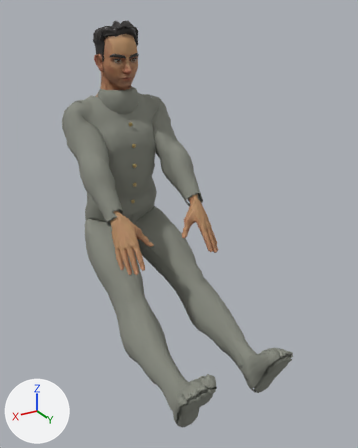
One commit to the glTF model public/assets/models/cc0-driver-mao.glb: the scene before it, then after it.
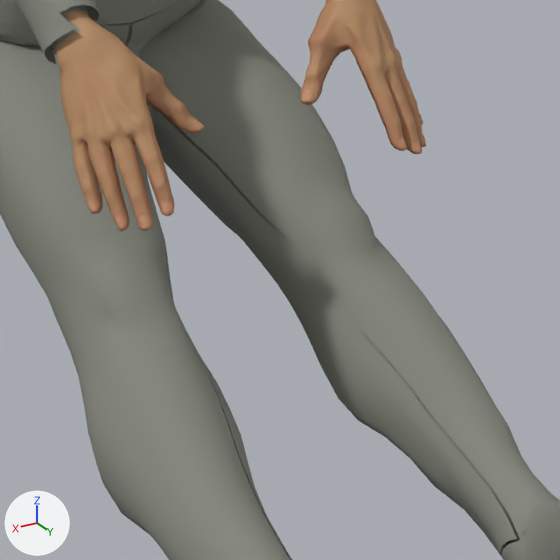
Old and new are each drawn whole from a 50 mm camera at (0.982, 1.734, 2.16) aimed at (-0.043, 0.025, 1.305) and again close up on the part from 26% to 72% of the width and 46% to 83% of the height. Lighting does not change. The marker at lower left points along +X, +Y and +Z. The older version's two pictures come first. Where no turn or scale is listed for an object, it has been applied to the vertices. Vertices at exactly the same position are counted once.

Objects in the first close-up: 'Pilot suit', 'SuperHero_Male'.
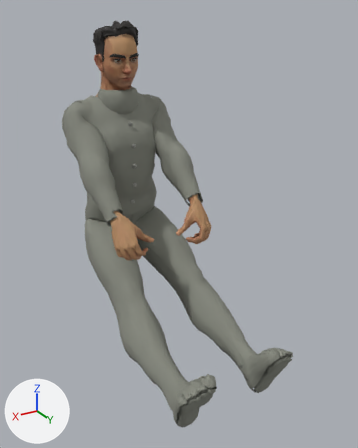
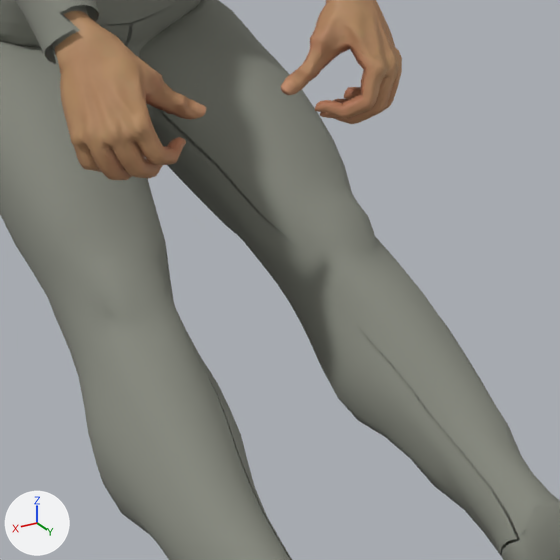
Where the newer file only moved an object's origin or applied its transform, the numbers keep the older frame.

Location of each change, [x1, y1, x2, y2] in pixels of the close-ups (560 x 560 px; the box of a moved part takes in the faces that stretch with it):
part 1 of me_sphere_005_retopology_004, moved or reshaped
    before: [71, 22, 426, 231]
    after: [71, 23, 402, 180]

Edits to the bpy script that builds the scene:
```text
Change me_sphere_005_retopology_004:
    where me_sphere_005_retopology_004.from_pydata(...)  # 4867 vertices, 9690 faces; spans x -0.256..0.256, y -0.612..0.612, z -0.573..0.573
    used by ob_superhero_male; location = (0.0, -0.033, 1.229)
    me_sphere_005_retopology_004 part 1: 1350 of 4867 vertices moved; they spanned x -0.247..0.247, y -0.018..0.132, z -0.082..0.077 and now span x -0.243..0.243, y -0.025..0.076, z -0.057..0.077; mean shift (0.0, -0.04, 0.008); largest move (0.204, 0.124, -0.075) -> (0.118, 0.008, -0.046)
```
